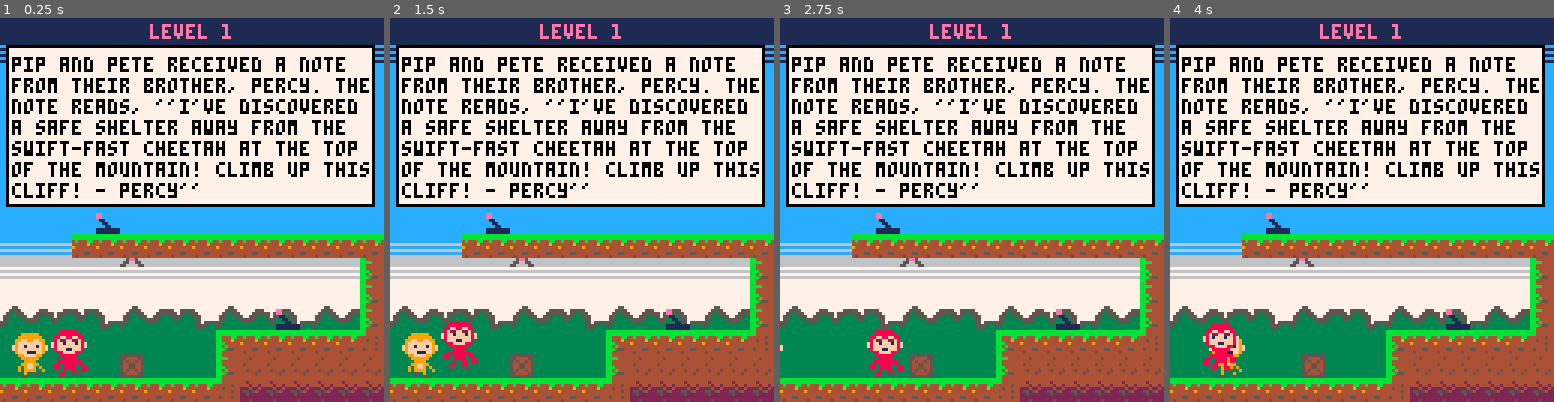
Above: before the commit, frames 1-4 (left to right).
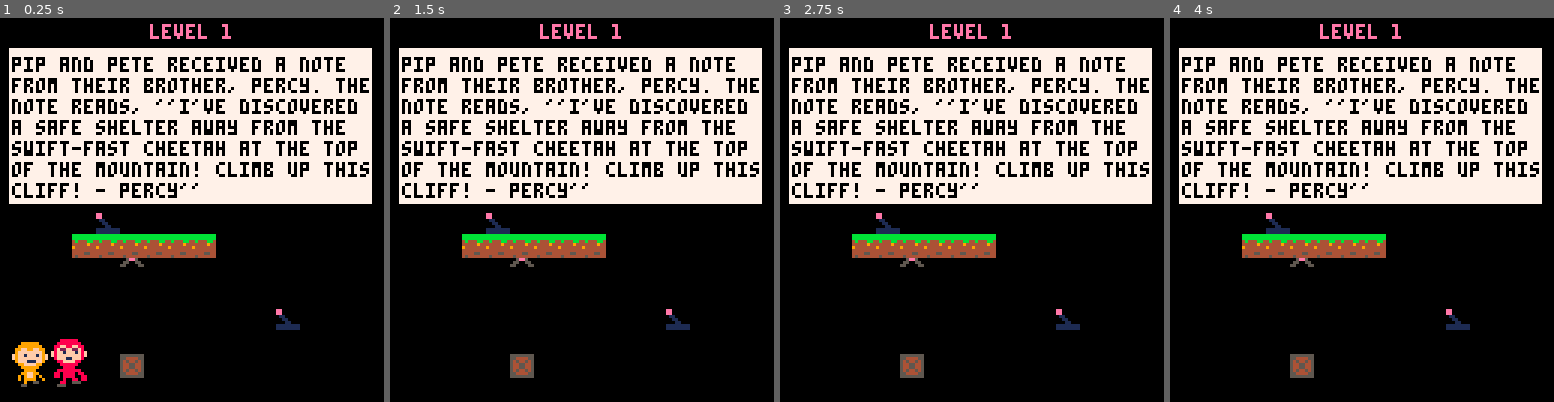
Above: after the commit, the same moments.

Repository: salachyan/EMO
Game: PICO-8 cartridge emo.p8
The game is run twice, just before and just after one commit, with the same random seed, the same clock (stepped at 60 frames per second) and the same inputs.
Inputs:
- Up to frame 1 (0.25 s): no input
- Up to frame 2 (1.5 s): tap O (Z key) at 0.33, 0.7, 1.43 s; tap X (X key) at 1.07 s
- Up to frame 3 (2.75 s): hold Left 1.97-2.37 s; tap X (X key) at 2.07, 2.4, 2.73 s; tap O (Z key) at 2.22 s; hold Down from 2.42 s (still down)
- Up to frame 4 (4 s): release Down at 2.82 s; hold Right 2.87-3.53 s; tap X (X key) at 3.07, 3.4, 3.73 s; tap O (Z key) at 3.1, 3.98 s; hold Up from 3.58 s (still down)

The runs differ from the first frame. In frame 1, 56% of the frame differs, in the area x 0-100%, y 0-100%; in frame 2, 56%; in frame 3, 56%; in frame 4, 56%.

Commit message:
moved around maps but IS NOT COMPLETE.

Diff:
--- a/emo.p8
+++ b/emo.p8
@@ -141,35 +141,35 @@
 0000000000000000000000000000000000000000000000000000000000000000000000000000000000000000000000000000000000000000000000000000000000000000000000000000000000000000000000000000000000000000000000000000000000000000000000000000000000000000000000000000000000000000
 0000000000000000000000000000000000000000000000000000000000000000000000000000000000000000000000000000000000000000000000000000000000000000000000000000000000000000ff0101010000000000000000000000000101010000000000000000000000000001010100000000000000000000000000
 __map__
-c6c6c6c6c6c6c6c6c6c6c6c6c6c6c6c6c6c6c5c5c4c4c4c4c4c4c4c4c4c4c4c4c4c4c4c4c4c4c4c4c4c4c4c4c4c4c4c4c4c4c4c4c4c40000000000000000000000000000000000000000000000000000000000000000000000000000000000000000000000000000000000000000000000000000000000000000000000000000
-c5c5c5c5c5c5c5c5c5c5c5c5c5c5c5c5c5c5c4c4c4c4c4c4c4c4c4c4c4c4c4c4c4c4c4c4c4c4c4c4c4c4c4c4c4c4c4c4c4c4c4c4c4c40000000000000000000000000000000000000000000000000000000000000000000000000000000000000000000000000000000000000000000000000000000000000000000000000000
-c4c4c4c4c4c4c4c4c4c4c4c4c4c4c4c4c4c4c4c4c4c4c4c4c4c4c4c4c4c4c4c4c4c4c4c4c4c4c4c4c4c4c4c4c4c4c4c4c4c4c4c4c4c40000000000000000000000000000000000000000000000000000000000000000000000000000000000000000000000000000000000000000000000000000000000000000000000000000
-c4c4c4c4c4c4c4c4c4c4c4c4c4c4c4c4c4c4c4c4c4c4c4c4c4c4c4c4c4c4c4c4c4c4c4c4c4c4c4c4c4c4c4c4c4c4c4c4c4c4c4c4c4c40000000000000000000000000000000000000000000000000000000000000000000000000000000000000000000000000000000000000000000000000000000000000000000000000000
-c4c4c4c4c4c4c4c4c4c4c4c4c4c4c4c4c4c4c4c4c4c4c4c4c4c4c4c4c4c4c4c4c4c4c4c4c4c4c4c4c4c4c4c4c4c4c4c4c4c4c4c4c4c40000000000000000000000000000000000000000000000000000000000000000000000000000000000000000000000000000000000000000000000000000000000000000000000000000
-c4c4c4c4c4c4c4c4c4c4c4c4c4c4c4c4c4c4c4c4c4c4c4c4c4c4c4c4c4c4c4c4c4c4c4c4c4c4c4c4c4c4c4c4c4c4c4c4c4c4c4c4c4c40000000000000000000000000000000000000000000000000000000000000000000000000000000000000000000000000000000000000000000000000000000000000000000000000000
-c4c4c4c4c4c4c4c4c4c4c4c4c4c4c4c4c4c4c4c4c4c4c4c4c4c4c4c4c4c4c4c4c4c4c4c4c4c4c4c4c4c4c4c4c4c4c4c4c4c4c4c4c4c40000000000000000000000000000000000000000000000000000000000000000000000000000000000000000000000000000000000000000000000000000000000000000000000000000
-c4c4c4c4c4c4c4c4c4c4c4c4c4d6c4c4c4c4c4c4c4c4c4c4c4c4c4c4c4c4c4c4c4c4c4c4c4c4c4c4c4c4c4c4c4c4c4c4c4c4c4c4c4c4c4c4000000000000000000000000000000000000000000000000000000000000000000000000000000000000000000000000000000000000000000000000000000000000000000000000
-c4c4c4c4c4c4c4c4c4c4c4c4c4c4c4c4c4c4c4c4c4c4c4c4c4c4c4c4c4c4c4c4c4c4c4c4c4c4c4c4c4c4c4c4c4c4c4c4c4c4c4c4c4c4c4c4000000000000000000000000000000000000000000000000000000000000000000000000000000000000000000000000000000000000000000000000000000000000000000000000
-c3c3c3c3c3c3c3c3c3d0d0d0d0d0d0d0d0d0d3c4c4c4c4c4c4c4c4c4c4c4c4c4c4c4c4c4c4c4c4c4c4c4c4c4c4c4c4c4c4c4c4c4c4c4c4c4000000000000000000000000000000000000000000000000000000000000000000000000000000000000000000000000000000000000000000000000000000000000000000000000
-c1c1c1c1c1c1c1c1c1c1c1c1c1c1c1e2d1d1e1c4c4c4c4c4c4c4c4c4c4c4c4c4c4c4c4c4c4c4c4c4c4c4c4c4c4c4c4c4c4c4c4c4c4c4c4c4000000000000000000000000000000000000000000000000000000000000000000000000000000000000000000000000000000000000000000000000000000000000000000000000
-c0c0c0c0c0c0c0c0c0c0c0c0c0c0c0e2d1d1e1c4c4c4c4c4c4c4c4c4c4c4c4c4c4c4c4c4c4c4c4c4c4c4c4c4c4c4c4c4c4c4c4c4c4c4c4c4000000000000000000000000000000000000000000000000000000000000000000000000000000000000000000000000000000000000000000000000000000000000000000000000
-ebecedeeefebeceeefebecedefebece2d1d1e1c4c4c4c4c4c4c4c4c4c4c4c4c4c4c4c4c4c4c4c4c4c4c4c4c4c4c4c4c4c4c4c4c4c4c4c4c4000000000000000000000000000000000000000000000000000000000000000000000000000000000000000000000000000000000000000000000000000000000000000000000000
-fbfcfdfefbfcfdfeffd2d0d0d0d0d0f2d1d1e1c4c4c4c4c4c4c4c4c4c4c4c4c4c4c4c4c4c4c4c4c4c4c4c4c4c4c4c4c4c4c4c4c4c4c4c4c4000000000000000000000000000000000000000000000000000000000000000000000000000000000000000000000000000000000000000000000000000000000000000000000000
-fbfcfdfefffbfbfdfee2d1d1d1d1d1d1d1d1e1c4c4c4c4c4c4c4c4c4c4c4c4c4c4c4c4c4c4c4c4c4c4c4c4c4c4c4c4c4c4c4c4c4c4c4c4c4000000000000000000000000000000000000000000000000000000000000000000000000000000000000000000000000000000000000000000000000000000000000000000000000
-d0d0d0d0d0d0d0d0d0f2e0e0e0e0e0e0e0e0f1d0d0d0d0c4c4c4c4d1d1d1d1d1d1d1d1d1d1d1d1d1d1d1d1d1d1d1d1d1d1d1d1c4c4c4c4c4000000000000000000000000000000000000000000000000000000000000000000000000000000000000000000000000000000000000000000000000000000000000000000000000
-e0e0e0e0e0e0e0e0e0f0f0f0f0f0f0f0f0f0e0e0d1d1d1d1d1d1d1d1d1d1d1d1d1d1d1d1d1d1d1d1d1d1d1d1d1d1d1d1d1d1d1c4c4c4c4c4000000000000000000000000000000000000000000000000000000000000000000000000000000000000000000000000000000000000000000000000000000000000000000000000
-f0f0f0f0f0f0f0f0f0f0f0f0f0f0f0f0f0f0f0f0d1d1d1d1d1d1d1d1d1d1d1d1d1d1d1d1d1d1d1d1d1d1d1d1d1d1d1d1d1d1d1c4c4c4c4c4000000000000000000000000000000000000000000000000000000000000000000000000000000000000000000000000000000000000000000000000000000000000000000000000
-c4c4c4c4c4c4c4c4c4c4c4c4c4c4c4c4c4c4c4c4c4c4c4c4c4c4c4c4c4c4c4c4c4c4c4c4c4c4c4c4c4c4c4c4c4c4c4c4c4c4c4c4c4c4c4c4000000000000000000000000000000000000000000000000000000000000000000000000000000000000000000000000000000000000000000000000000000000000000000000000
-c4c4c4c4c4c4c4c4c4c4c4c4c4c4c4c4c4c4c4c4c4c4c4c4c4c4c4c4c4c4c4c4c4c4c4c4c4c4c4c4c4c4c4c4c4c4c4c4c4c4c4c4c4c4c4c4000000000000000000000000000000000000000000000000000000000000000000000000000000000000000000000000000000000000000000000000000000000000000000000000
-c4c4c4c4c4c4c4c4c4c4c4c4c4c4c4c4c4c4c4c4c4c4c4c4c4c4c4c4c4c4c4c4c4c4c4c4c4c4c4c4c4c4c4c4c4c4c4c4c4c4c4c4c4c4c4c40000000000000000cbcbcbcbcbcbcbcbcbcbcbcbcbcbcbcbcbcbcbcbcbcbcbcbcbcbcbcbcbcbcbcbcbcbcbcbcbcbcbcb000000000000000000000000000000000000000000000000
-c4c4c4c4c4c4c4c4c4c4c4c4c4c4c4c4c4c4c4c4c4c4c4c4c4c4c4c4c4c4c4c4c4c4c4c4c4c4c4c4c4c4c4c4c4c4c4c4c4c4c4c4c4c4c4c40000000000000000cbcbcbcbcbcbcbcbcbcbcbcbcbcbcbcbcbcbcbcbcbcbcbcbcbcbcbcbcbcbcbcbcbcbcbcbcbcbcbcb000000000000000000000000000000000000000000000000
-c4c4c4c4c4c4c4c4c4c4c4c4c4c4c4c4c4c4c4c4c4c4c4c4c4c4c4c4c4c4c4c4c4c4c4c4c4c4c4c4c4c4c4c4c4c4c4c4c4c4c4c4c4c4c4c400000000000000f3cbcbcbcbcbcbcbcbcbcbcbcbcbcbcbcbcbcbcbcbcbcbcbcbcbcbcbcbcbcbcbcbcbcbcbcbcbcbcbcb000000000000000000000000000000000000000000000000
-c4c4c4c4c4c4c4c4c4c4c4c4c4c4c4c4c4c4c4c4c4c4c4c4c4c4c4c4c4c4c4c4c4c4c4c4c4c4c4c4c4c4c4c4c4c4c4c4c4c4c4c4c4c4c4c400000000000000f3cacacacacacacacacacacacacacacacacacacacacacacacacacacacacacacacacacacacacacacaca000000000000000000000000000000000000000000000000
-c4c4c4c4c4c4c4c4c4c4c4c4c4c4c4c4c4c4c4c4c4c4c4c4c4c4c4c4c4c4c4c4c4c4c4c4c4c4c4c4c4c4c4c4c4c4c4c4c4c4c4c4c4c4c4c400000000000000f3c9cccdc9c9c9c9c9c9c9c9c9c9c9c9c9c9c9c9c9c9c9c9c9c9c9c9c9c9c9c9c9c9c9c9c9c9c9c9c9000000000000000000000000000000000000000000000000
-c4c4c4c4c4c4c4c4c4c4c4c4c4c4c4c4c4c4c4c4c4c4c4c4c4c4c4c4c4c4c4c4c4c4c4c4c4c4c4c4c4c4c4c4c4c4c4c4c4c4c4c4c4c4c4c400000000000000f3c9c9c9cccdc9c9c9c9c9c9c9c9c9c9c9c9c9c9c9c9c9c9c9c9c9c9c9c9c9c9c9c9c9c9c9c9c9c9c900f300000000000000000000000000000000000000000000
-c4c4c4c4c4c4c4c4c4c4c4c4c4c4c4c4c4c4c4c4c4c4c4c4c4c4c4c4c4c4c4c4c4c4c4c4c4c4c4c4c4c4c4c4c4c4c4c4c4c4c4c4c4c4c4c40000000000000000c8c8c8c8c8c8c8c8c8c8c8c8c8c8c8c8c8c8c8c8c8c8c8c8c8c8c8c8c8c8c8c8c8c8c8c8c8c8c8c8f3f300000000000000000000000000000000000000000000
-c4c4c4c4c4c4c4c4c4c4c4c4c4c4c4c4c4c4c4c4c4c4c4c4c4c4c4c4c4c4c4c4c4c4c4c4c4c4c4c4c4c4c4c4c4c4c4c4c4c4c4c4c4c4c4c40000000000000000c7c7c7c7c7c7c7c7c7c7c7c7c7c7c7c7c7c7c7c7c7c7c7c7c7c7c7c7c7c7c7c7c7c7c7c7c7c7c7c7f30000000000000000000000000000000000000000000000
-c4c4c4c4c4c4c4c4c4c4c4c4c4c4c4c4c4c4c4c4c4c4c4c4c4c4c4c4c4c4c4c4c4c4c4c4c4c4c4c4c4c4c4c4c4c4c4c4c4c4c4c4c4c4c4c40000000000000000c7c7c7c7c7c7c7c7c7c7c7c7c7c7c7c7c7c7c7c7c7c7c7c7c7c7c7c7c7c7c7c7c7c7c7c7c7c7c7c7000000000000000000000000000000000000000000000000
-c4c4c4c4c4c4c4c4c4c4c4c4c4c4c4c4c4c4c4c4c4c4c4c4c4c4c4c4c4c4c4c4c4c4c4c4c4c4c4c4c4c4c4c4c4c4c4c4c4c4c4c4c4c4c4c40000000000000000c7c7c7c7c7c7c7c7c7c7c7c7c7c7c7c7c7c7c7c7c7c7c7c7c7c7c7c7c7c7c7c7c7c7c7c7c7c7c7c7000000000000000000000000000000000000000000000000
-c4c4c4c4c4c4c4c4c4c4c4c4c4c4c4c4c4c4c4c4c4c4c4c4c4c4c4c4c4c4c4c4c4c4c4c4c4c4c4c4c4c4c4c4c4c4c4c4c4c4c4c4c4c4c4c40000000000000000c7c7c7c7c7c7c7c7c7c7c7c7c7c7c7c7c7c7c7c7c7c7c7c7c7c7c7c7c7c7c7c7c7c7c7c7c7c7c7c7000000000000000000000000000000000000000000000000
-c4c4c4c4c4c4c4c4c4c4c4c4c4c4c4c4c4c4c4c4c4c4c4c4c4c4c4c4c4c4c4c4c4c4c4c4c4c4c4c4c4c4c4c4c4c4c4c4c4c4c4c4c4c4c4c40000000000000000c7c7c7c7c7c7c7c7c7c7c7c7c7c7c7c7c7c7c7c7c7c7c7c7c7c7c7c7c7c7c7c7c7c7c7c7c7c7c7c7000000000000000000000000000000000000000000000000
+000000000000000000000000000000000000000000000000000000000000c4c4c4c4c4c4c4c4c4c4c4c4c4c4c4c4c4c4c4c4c4c4c4c40000000000000000000000000000000000000000000000000000000000000000000000000000000000000000000000000000000000000000000000000000000000000000000000000000
+000000000000000000000000000000000000000000000000000000000000c4c4c4c4c4c4c4c4c4c4c4c4c4c4c4c4c4c4c4c4c4c4c4c40000000000000000000000000000000000000000000000000000000000000000000000000000000000000000000000000000000000000000000000000000000000000000000000000000
+000000000000000000000000000000000000000000000000000000000000c4c4c4c4c4c4c4c4c4c4c4c4c4c4c4c4c4c4c4c4c4c4c4c40000000000000000000000000000000000000000000000000000000000000000000000000000000000000000000000000000000000000000000000000000000000000000000000000000
+000000000000000000000000000000000000000000000000000000000000c4c4c4c4c4c4c4c4c4c4c4c4c4c4c4c4c4c4c4c4c4c4c4c40000000000000000000000000000000000000000000000000000000000000000000000000000000000000000000000000000000000000000000000000000000000000000000000000000
+000000000000000000000000000000000000000000000000000000000000c4c4c4c4c4c4c4c4c4c4c4c4c4c4c4c4c4c4c4c4c4c4c4c40000000000000000000000000000000000000000000000000000000000000000000000000000000000000000000000000000000000000000000000000000000000000000000000000000
+000000000000000000000000000000000000000000000000000000000000c4c4c4c4c4c4c4c4c4c4c4c4c4c4c4c4c4c4c4c4c4c4c4c40000000000000000000000000000000000000000000000000000000000000000000000000000000000000000000000000000000000000000000000000000000000000000000000000000
+000000000000000000000000000000000000000000000000000000000000c4c4c4c4c4c4c4c4c4c4c4c4c4c4c4c4c4c4c4c4c4c4c4c40000000000000000000000000000000000000000000000000000000000000000000000000000000000000000000000000000000000000000000000000000000000000000000000000000
+000000000000000000000000000000000000000000000000000000000000c4c4c4c4c4c4c4c4c4c4c4c4c4c4c4c4c4c4c4c4c4c4c4c4c4c4000000000000000000000000000000000000000000000000000000000000000000000000000000000000000000000000000000000000000000000000000000000000000000000000
+000000000000000000000000000000000000000000000000000000000000c4c4c4c4c4c4c4c4c4c4c4c4c4c4c4c4c4c4c4c4c4c4c4c4c4c4000000000000000000000000000000000000000000000000000000000000000000000000000000000000000000000000000000000000000000000000000000000000000000000000
+000000000000000000000000000000000000000000000000000000000000c4c4c4c4c4c4c4c4c4c4c4c4c4c4c4c4c4c4c4c4c4c4c4c4c4c4000000000000000000000000000000000000000000000000000000000000000000000000000000000000000000000000000000000000000000000000000000000000000000000000
+000000000000000000000000000000000000000000000000000000000000c4c4c6c6c6c6c6c6c6c6c6c6c6c6c6c6c6c6c6c6c5c5c4c4c4c4c4c4c4c4c4c4000000000000000000000000000000000000000000000000000000000000000000000000000000000000000000000000000000000000000000000000000000000000
+000000000000000000000000000000000000000000000000000000000000c4c4c5c5c5c5c5c5c5c5c5c5c5c5c5c5c5c5c5c5c4c4c4c4c4c4c4c4c4c4c4c4000000000000000000000000000000000000000000000000000000000000000000000000000000000000000000000000000000000000000000000000000000000000
+000000000000000000000000000000000000000000000000000000000000c4c4c4c4c4c4c4c4c4c4c4c4c4c4c4c4c4c4c4c4c4c4c4c4c4c4c4c4c4c4c4c4000000000000000000000000000000000000000000000000000000000000000000000000000000000000000000000000000000000000000000000000000000000000
+000000000000000000000000000000000000000000000000000000000000c4c4c4c4c4c4c4c4c4c4c4c4c4c4c4c4c4c4c4c4c4c4c4c4c4c4c4c4c4c4c4c40000cbcbcbcbcbcbcbcbcbcbcbcbcbcbcbcbcbcbcbcbcbcbcbcbcbcbcbcbcbcbcbcbcbcbcbcbcbcbcbcb000000000000000000000000000000000000000000000000
+000000000000000000000000000000000000000000000000000000000000c4c4c4c4c4c4c4c4c4c4c4c4c4c4c4c4c4c4c4c4c4c4c4c4c4c4c4c4c4c4c4c40000cbcbcbcbcbcbcbcbcbcbcbcbcbcbcbcbcbcbcbcbcbcbcbcbcbcbcbcbcbcbcbcbcbcbcbcbcbcbcbcb000000000000000000000000000000000000000000000000
+000000000000000000000000000000000000000000000000000000000000d1d1c4c4c4c4c4c4c4c4c4c4c4c4c4c4c4c4c4c4c4c4c4c4c4c4c4c4c4c4c4c40000cbcbcbcbcbcbcbcbcbcbcbcbcbcbcbcbcbcbcbcbcbcbcbcbcbcbcbcbcbcbcbcbcbcbcbcbcbcbcbcb000000000000000000000000000000000000000000000000
+000000000000000000000000000000000000000000000000000000000000d1d1c4c4c4c4c4c4c4c4c4c4c4c4c4c4c4c4c4c4c4c4c4c4c4c4c4c4c4c4c4c40000cacacacacacacacacacacacacacacacacacacacacacacacacacacacacacacacacacacacacacacaca000000000000000000000000000000000000000000000000
+000000000000000000000000000000000000000000000000000000000000d1d1c4c4c4c4c4c4c4c4c4c4c4c4c4d6c4c4c4c4c4c4c4c4c4c4c4c4c4c4c4c40000c9cccdc9c9c9c9c9c9c9c9c9c9c9c9c9c9c9c9c9c9c9c9c9c9c9c9c9c9c9c9c9c9c9c9c9c9c9c9c9000000000000000000000000000000000000000000000000
+000000000000000000000000000000000000000000000000000000000000c4c4c4c4c4c4c4c4c4c4c4c4c4c4c4c4c4c4c4c4c4c4c4c4c4c4c4c4c4c4c4c40000c9c9c9cccdc9c9c9c9c9c9c9c9c9c9c9c9c9c9c9c9c9c9c9c9c9c9c9c9c9c9c9c9c9c9c9c9c9c9c9000000000000000000000000000000000000000000000000
+000000000000000000000000000000000000000000000000000000000000c4c4c3c3c3c3c3c3c3c3c3d0d0d0d0d0d0d0d0d0d3c4c4c4c4c4c4c4c4c4c4c40000c8c8c8c8c8c8c8c8c8c8c8c8c8c8c8c8c8c8c8c8c8c8c8c8c8c8c8c8c8c8c8c8c8c8c8c8c8c8c8c8f30000000000000000000000000000000000000000000000
+000000000000000000000000000000000000000000000000000000000000c4c4c1c1c1c1c1c1c1c1c1c1c1c1c1c1c1e2d1d1e1c4c4c4c4c4c4c4c4c4c4c40000c7c7c7c7c7c7c7c7c7c7c7c7c7c7c7c7c7c7c7c7c7c7c7c7c7c7c7c7c7c7c7c7c7c7c7c7c7c7c7c7f30000000000000000000000000000000000000000000000
+f3f3f3f3f3f3f3f3f3f3f3f3f3f3f3f3f3f3f3f3f3f3f3f3f3f3f3f3f3f3f3f3c0c0c0c0c0c0c0c0c0c0c0c0c0c0c0e2d1d1e1c4c4c4c4c4c4c4c4c4c4c40000c7c7c7c7c7c7c7c7c7c7c7c7c7c7c7c7c7c7c7c7c7c7c7c7c7c7c7c7c7c7c7c7c7c7c7c7c7c7c7c7000000000000000000000000000000000000000000000000
+f3f3f3f3f3f3f3f3f3f3f3f3f3f3f3f3f3f3f3f3f3f3f3f3f3f3f3f3f3f3f3f3ebecedeeefebeceeefebecedefebece2d1d1e1c4c4c4c4c4c4c4c4c4c4c400f3c7c7c7c7c7c7c7c7c7c7c7c7c7c7c7c7c7c7c7c7c7c7c7c7c7c7c7c7c7c7c7c7c7c7c7c7c7c7c7c7000000000000000000000000000000000000000000000000
+f3f3f3f3f3f3f3f3f3f3f3f3f3f3f3f3f3f3f3f3f3f3f3f3f3f3f3f3f3f3f3f3fbfcfdfefbfcfdfeffd2d0d0d0d0d0f2d1d1e1c4c4c4c4c4c4c4c4c4c4c400f3c7c7c7c7c7c7c7c7c7c7c7c7c7c7c7c7c7c7c7c7c7c7c7c7c7c7c7c7c7c7c7c7c7c7c7c7c7c7c7c7000000000000000000000000000000000000000000000000
+f3f3f3f3f3f3f3f3f3f3f3f3f3f3f3f3f3f3f3f3f3f3f3f3f3f3f3f3f3f3f3f3fbfcfdfefffbfbfdfee2d1d1d1d1d1d1d1d1e1c4c4c4c4c4c4c4c4c4c4c400f3c7c7c7c7c7c7c7c7c7c7c7c7c7c7c7c7c7c7c7c7c7c7c7c7c7c7c7c7c7c7c7c7c7c7c7c7c7c7c7c7000000000000000000000000000000000000000000000000
+f3f3f3f3f3f3f3f3f3f3f3f3f3f3f3f3f3f3f3f3f3f3f3f3f3d2d0d0d0d0d0d0d0d0d0d0d0d0d0d0d0f2e0e0e0e0e0e0e0e0f1d0d0d0d0c4c4c4c4d1d1d100f3d0d0d0d0d0d0d0d0d0d0d0d0d0d0d0d0d0d0d0d0d0d0d0d0d0d0d0d0d0d0d0d0000000000000000000f300000000000000000000000000000000000000000000
+f3f3f3f3f3f3f3f3f3f3f3f3f3f3f3f3f3f3f3f38c8d8e8ff3e2d1d1d1d1d1d1e0e0e0e0e0e0e0e0e0f0f0f0f0f0f0f0f0f0e0e0d1d1d1d1d1d1d1d1d1d10000d1d1d1d1d1d1d1d1d1d1d1d1d1d1d1d1d1d1d1d1d1d1d1d1d1d1d1d1d1d1d1d1000000000000000000f300000000000000000000000000000000000000000000
+f3f3f3f3f3f3f3f3f3f3f3f3f3f3f3f3f3f3f3f39c9d9e9ff3e2d1e0e0e0e0e0f0f0f0f0f0f0f0f0f0f0f0f0f0f0f0f0f0f0f0f0d1d1d1d1d1d1d1d1d1d1000000000000000000000000000000000000000000000000000000000000000000000000000000000000000000000000000000000000000000000000000000000000
+f3f3f3f3f3f3f3f3f3f3f3f3f3f3e4e6d2d0d0d0d0d0d0d0d0f2d1f0f0f0f0f0c4c4c4c4c4c4c4c4c4c4c4c4c4c4c4c4c4c4c4c4c4c4c4c4c4c4c4c4c4c4000000000000000000000000000000000000000000000000000000000000000000000000000000000000000000000000000000000000000000000000000000000000
+f3f3f3f3f3f3f3f3f3000000e5f3f3f3e2d1d1d1d1d1d1d1d1d1d1f0f0f0f0f0c4c4c4c4c4c4c4c4c4c4c4c4c4c4c4c4c4c4c4c4c4c4c4c4c4c4c4c4c4c4000000000000000000000000000000000000000000000000000000000000000000000000000000000000000000000000000000000000000000000000000000000000
+f3f3f3f300000000f3e5e4e5e3f3f3f3e2e0e0e0e0e0e0e0e0e0e0f0f0f0f0f0c4c4c4c4c4c4c4c4c4c4c4c4c4c4c4c4c4c4c4c4c4c4c4c4c4c4c4c4c4c4000000000000000000000000000000000000000000000000000000000000000000000000000000000000000000000000000000000000000000000000000000000000
+f3f3f3f3e5e4e4e5f3e3f3e3e3f3f3f3e2f0f0f0f0f0f0f0f0f0f0f0f0f0f0f0c4c4c4c4c4c4c4c4c4c4c4c4c4c4c4c4c4c4c4c4c4c4c4c4c4c4c4c4c4c4000000000000000000000000000000000000000000000000000000000000000000000000000000000000000000000000000000000000000000000000000000000000
Not shown, changed: 18 lines of the sprite sheet (__gfx__) section of emo.p8
